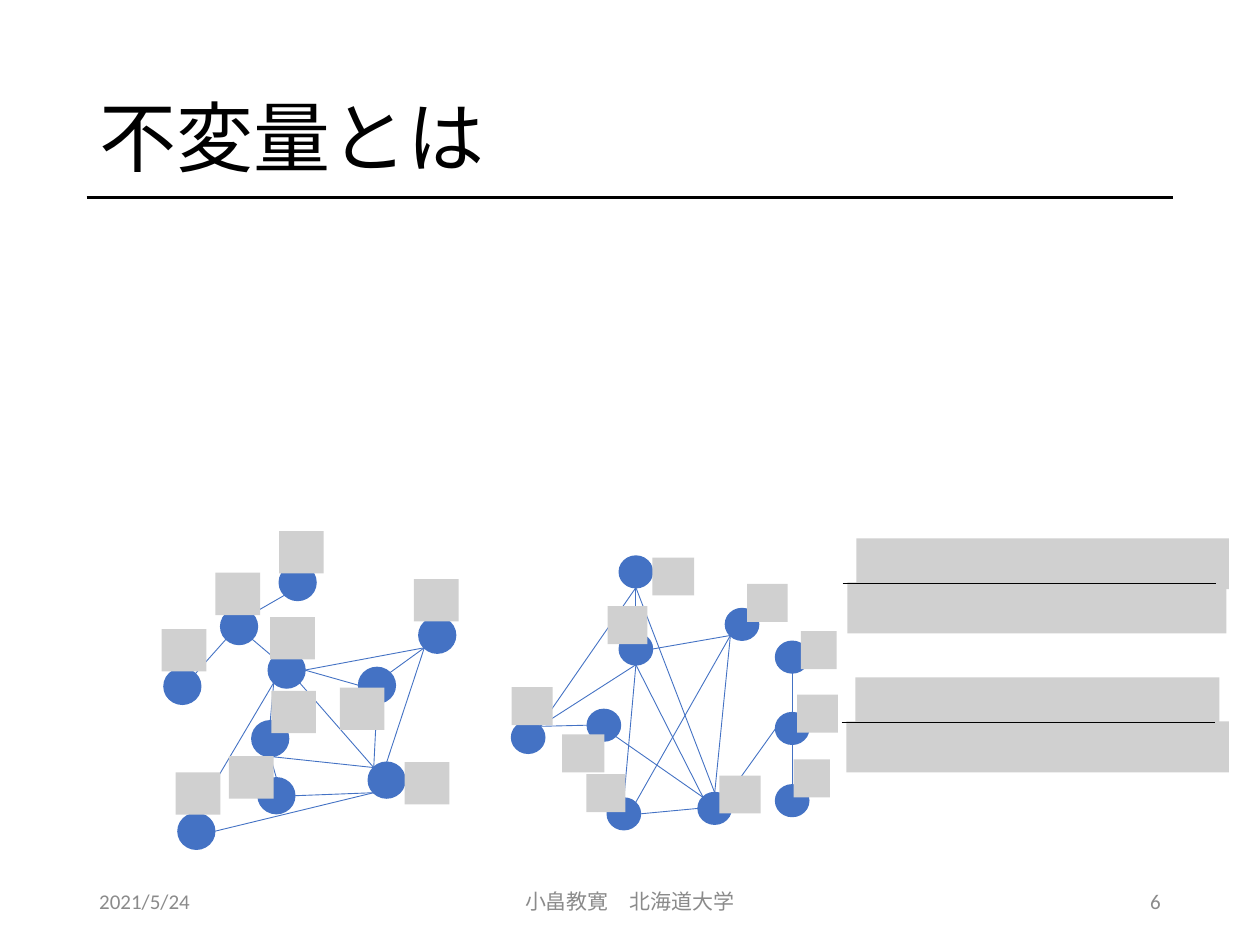
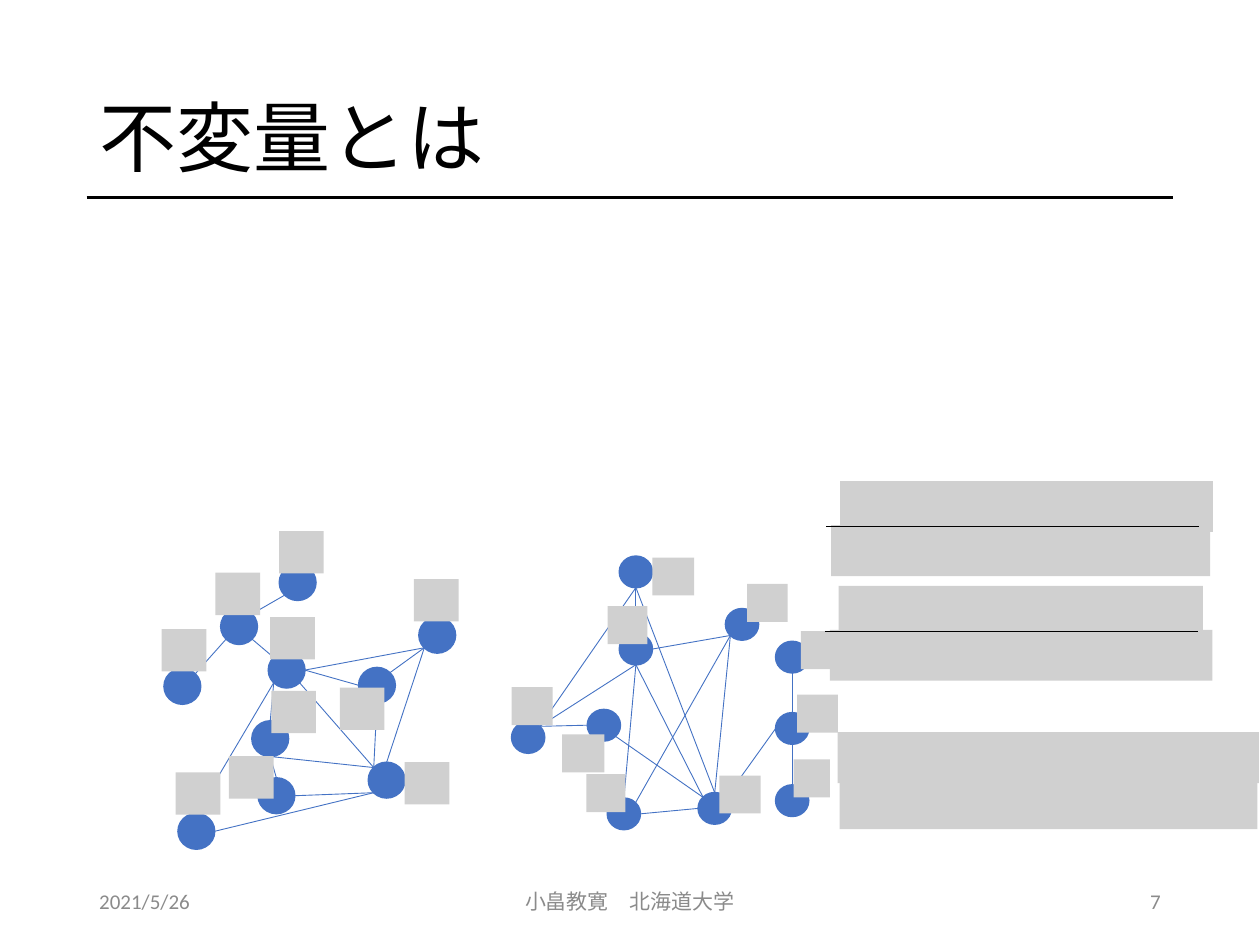
Before and after one commit to obatakyoukan/isomorphism, a slide deck: slide 7 of Isomorphism.pptx (slide 6 before the commit). Drawn at 1260x945 pixels with LibreOffice and Linux fonts; fonts in the diff are those of the drawing; grey boxes stand for pictures. Boxes give left, top, right and bottom in pixels: in the first picture for what was removed or moved away, otherwise in the second. Text is boxed around its words. In the diff, an @@ line names an element or a change of style, - is before the commit and + after.

```diff
--- a/Isomorphism.pptx
+++ b/Isomorphism.pptx
@@ 2 pictures, 1 line: place and size @@
-2 pictures, 1 line at (843, 538, 1230, 633)
+2 pictures, 1 line at (827, 481, 1213, 576)
@@ 2 pictures, 1 line: place and size @@
-2 pictures, 1 line at (842, 678, 1230, 772)
+2 pictures, 1 line at (825, 586, 1213, 680)
@@ picture added at (838, 732, 1259, 782) @@
@@ picture added at (839, 779, 1257, 829) @@
@@ text at (99, 894, 190, 910): text changed @@
-2021/5/24
+2021/5/26
@@ page number at (1150, 895, 1161, 909): text changed @@
-6
+7
```
Also in this commit, not shown: 19 other slides changed, 13 slides added.
